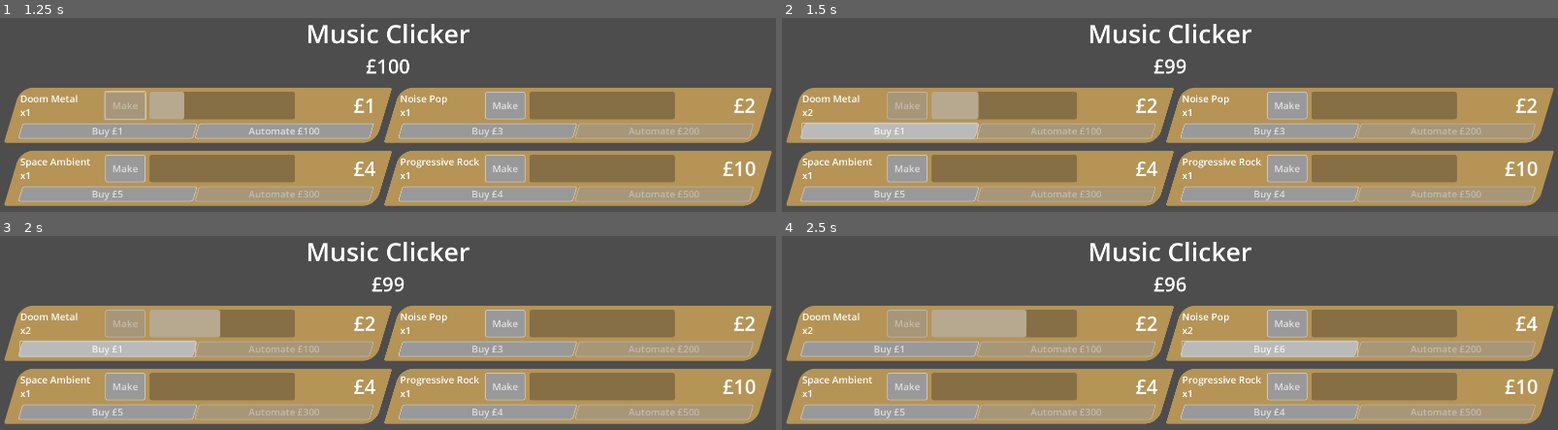
Above: before the commit, frames 1-4 (two rows, left to right).
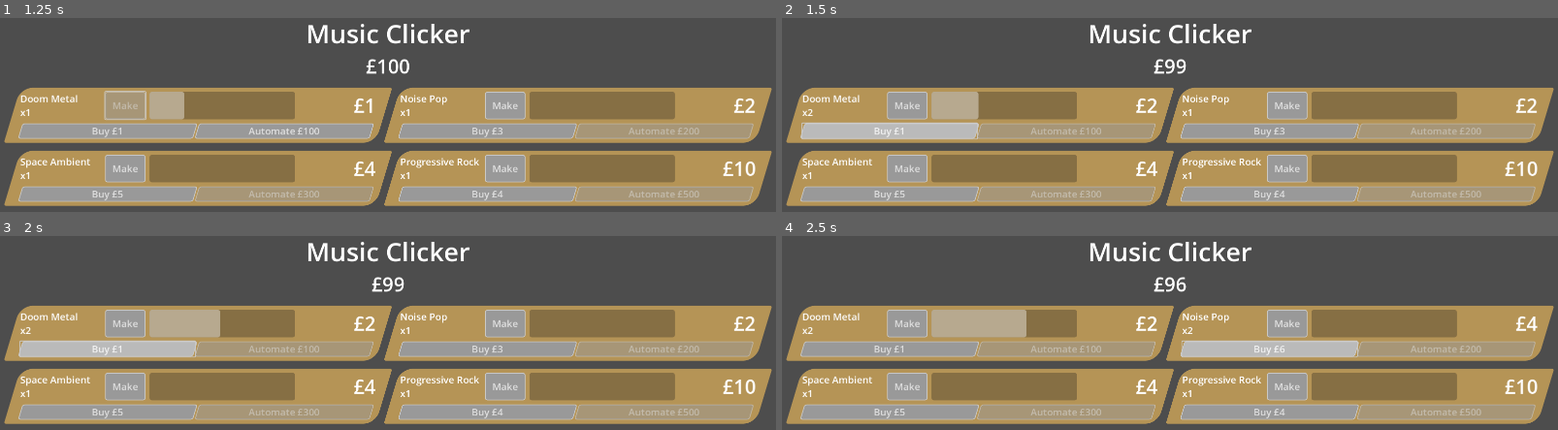
Above: after the commit, the same moments.

Repository: phrasmotica/music-clicker
Game: Godot game, scene res://game.tscn
The game is run twice, just before and just after one commit, with the same random seed, the same clock (stepped at 60 frames per second) and the same inputs.
Inputs:
- Up to frame 1 (1.25 s): click "Make" at 0.5 s
- Up to frame 2 (1.5 s): click "Buy £1" at 1.25 s
- Up to frame 3 (2 s): no input
- Up to frame 4 (2.5 s): click "Buy £3" at 2 s

Frame 1 is identical in both runs. In frame 2, 0.7% of the frame differs, in the area x 13-19%, y 38-52%; in frame 3, 0.7%; in frame 4, 0.7%.

Commit message:
Ensure product meter is entirely disabled when no product is assigned to it

Diff:
--- a/scripts/product_meter.gd
+++ b/scripts/product_meter.gd
@@ -77,12 +77,15 @@
 		made_product.emit(_get_reward())
 
 func buy() -> void:
+	if not product:
+		return
+
 	var cost := get_cost()
 	buy_product.emit(product, cost)
 
 func get_cost() -> int:
 	if not product:
-		return 1
+		return 0
 
 	# https://www.desmos.com/calculator/w1vzpghz7i
 	match cost_curve:
@@ -98,10 +101,16 @@
 	return int(product.base_cost * _amount)
 
 func make() -> void:
+	if not product:
+		return
+
 	reset_progress()
 	_is_making = true
 
 func automate() -> void:
+	if not product:
+		return
+
 	automate_product.emit(product, automate_cost)
 
 func reset_progress() -> void:
@@ -123,17 +132,22 @@
 			name_label.text = "<product_name>"
 
 	if amount_label:
-		amount_label.text = "x%d" % _amount
+		amount_label.text = "x%d" % (_amount if product else 0)
 
 	if reward_label:
 		reward_label.text = "£%d" % _get_reward()
 
+	if make_button:
+		make_button.disabled = product == null
+
 	if buy_button:
 		var c := get_cost()
 		buy_button.text = "Buy £%d" % c
+		buy_button.disabled = product == null
 
 	if automate_button:
-		automate_button.text = "Automate £%d" % automate_cost
+		automate_button.text = "Automate £%d" % (automate_cost if product else 0)
+		automate_button.disabled = product == null
 
 func refresh_buttons(score: int):
 	if buy_button:
